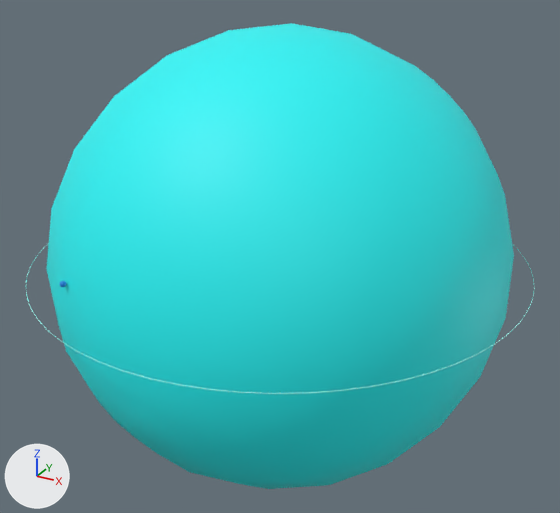
One commit to the glTF model glb/106.glb: the scene before it, then after it.
Camera for both pictures: a 50 mm lens placed at (1.48, -2.691, 1.346), pointed at (0.0, 0.0, 0.0). The lights are fixed; the arrows at lower left show +X, +Y and +Z. The picture after the commit comes second. Where no turn or scale is listed for an object, it has been applied to the vertices.

In view in the first picture: 'Orbital_7s_0' and 1 more.
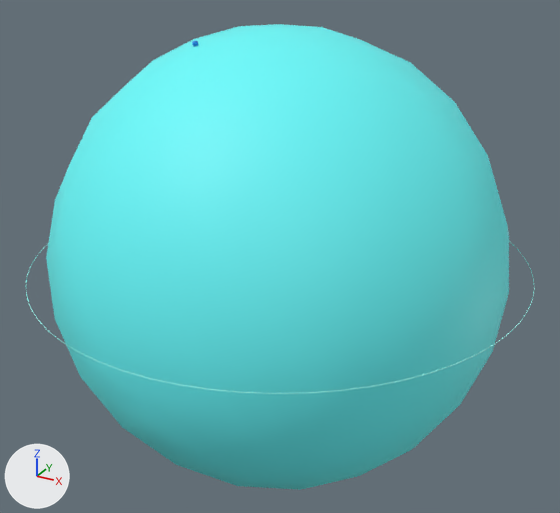
The edits, one by one:
Material 'TMP_orb_106_7s' (mat_tmp_orb_106_7s) changes colour from cyan #20f7f8 to cyan #69fcfd; in linear values from (0.0147, 0.931, 0.94) to (0.14, 0.973, 0.979).
Object 'Orbital_7s_0' (ob_orbital_7s_0) turns from (45, 19, 119) to (37, 20, -146) degrees about x, y and z.

Pixel boxes [x1, y1, x2, y2] of what changed, in the pictures (560 x 513 px):
'Orbital_7s_0', recoloured, turned: before [46, 23, 514, 489]; after [46, 24, 509, 490]
